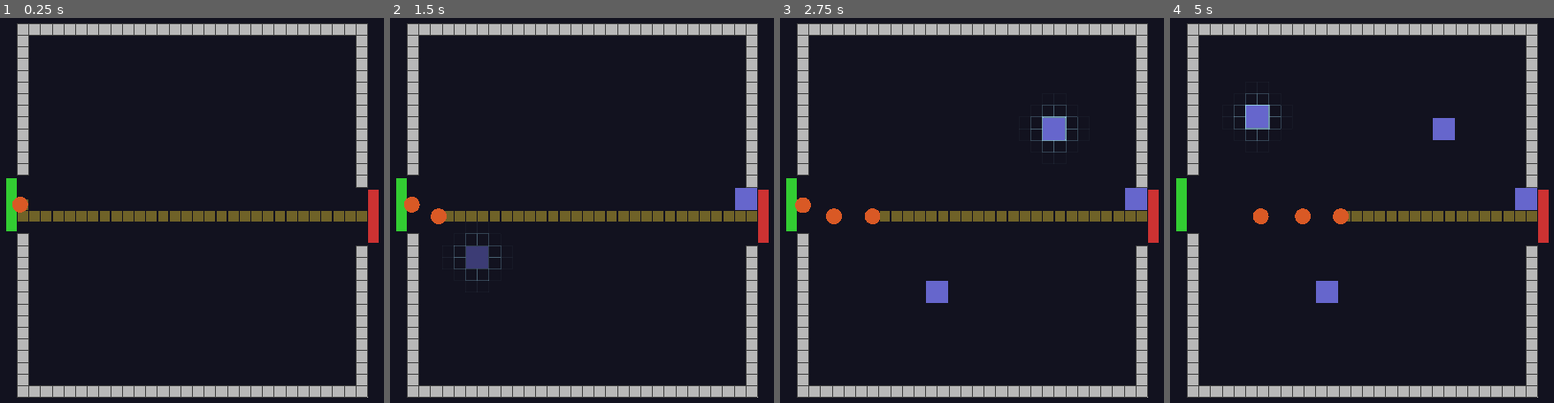
Above: before the commit, frames 1-4 (left to right).
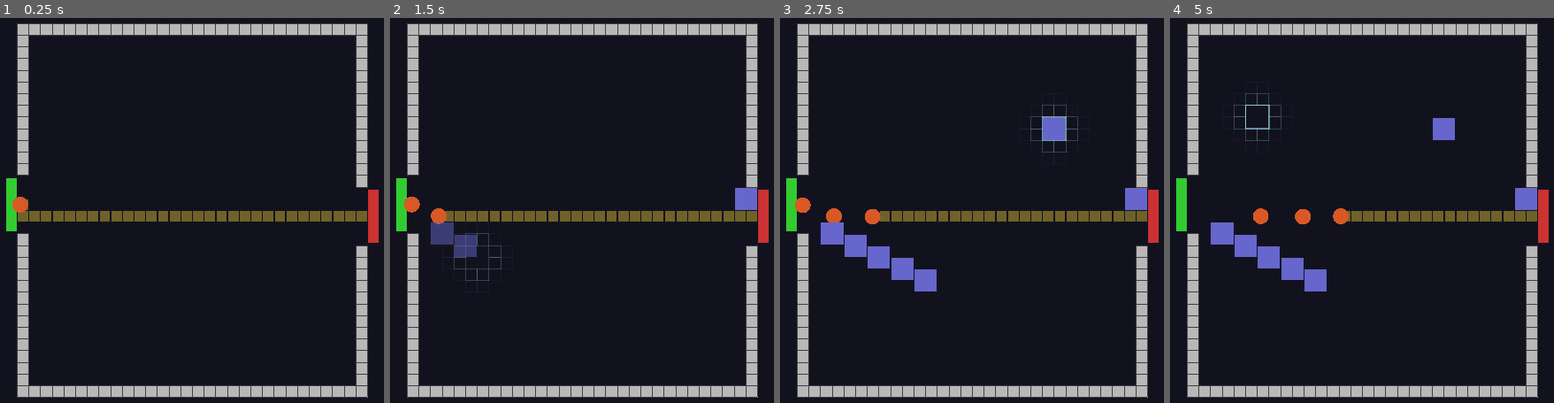
Above: after the commit, the same moments.

Repository: TimGoergen/critter-quitters
Game: Godot game, scene res://Main.tscn
Same seed, same stepped clock (60 frames per second), same inputs: the game is played once before the commit and once after it.
Inputs (mouse positions are in pixels of both pictures, inside the frame that each line leads up to):
- Up to frame 1 (0.25 s): no input
- Up to frame 2 (1.5 s): tap Enter at 0.5 s; move the mouse to (739, 191) at 0.52 s; click (739, 191) at 0.67 s; tap Space at 1.25 s; drag from (439, 229) to (547, 291) at 1.27 s
- Up to frame 3 (2.75 s): move the mouse to (1044, 121) at 2.02 s; click (1044, 121) at 2.17 s
- Up to frame 4 (5 s): drag from (1327, 291) to (outside the picture) at 2.77 s; move the mouse to (outside the picture) at 3.52 s; click (outside the picture) at 3.67 s; drag from (outside the picture) to (1254, 110) at 4.27 s

The runs differ from the first frame. In frame 1, less than 0.1% of the frame differs, in the area x 7-8%, y 48-49%; in frame 2, 0.9%; in frame 3, 1.9%; in frame 4, 2.2%, in the area x 10-46%, y 22-75%.

Commit message:
Add enemy waddle animation and redesign trap placement input
Enemy:
- Side-to-side sway via sin() translation perpendicular to direction of travel
- WADDLE_SPEED and WADDLE_OFFSET constants tunable per enemy type

Arena:
- Replace double-click multi-place and single-press preview with unified
  press-and-drag placement: hold to draw a ghost line, release to commit
- Commit stops at the first trap that cannot be afforded or overlaps an enemy
- Right-click always cancels the current drag; never removes placed traps

Co-Authored-By: Claude Sonnet 4.6 <noreply@anthropic.com>

Diff:
--- a/game/arena/Arena.gd
+++ b/game/arena/Arena.gd
@@ -8,7 +8,14 @@
 ##   - Spawn and remove placeholder visual nodes for traps and the path
 ##
 ## For Phase 1 all visuals are coloured boxes — final ASCII billboard
-## rendering is Phase 3 work. Right-click removes a placed trap.
+## rendering is Phase 3 work.
+##
+## Placement model:
+##   Press and drag draws a line of ghost traps from the press origin to the
+##   cursor. Release commits them in order from origin to end; traps that
+##   cannot be afforded are skipped (cost validation is a stub until the
+##   currency system exists). Right-click cancels the drag without placing.
+##   Right-click outside a drag removes the trap under the cursor.
 ##
 ## Coordinate conventions:
 ##   Grid  — Vector2i(col, row), origin top-left, col = X, row = Z
@@ -81,15 +88,12 @@
 var _grid_highlight: MeshInstance3D = null
 var _hover_cell: Vector2i = Vector2i(-1, -1)
 
-# Single-placement drag state — press starts a drag, release commits.
+# Drag placement state — press starts, drag extends a line of ghost traps,
+# release commits them in order; right-click cancels without placing.
 var _pressing: bool = false
-var _preview_trap: MeshInstance3D = null
-
-# Multi-placement state — activated by double-click, drag draws a line of ghosts.
-var _multi_placing: bool = false
-var _multi_origin: Vector2i = Vector2i(-1, -1)
-var _multi_anchors: Array[Vector2i] = []
-var _multi_ghosts: Array[MeshInstance3D] = []
+var _drag_origin: Vector2i = Vector2i(-1, -1)
+var _drag_anchors: Array[Vector2i] = []
+var _drag_ghosts: Array[MeshInstance3D] = []
 
 # Outside-wall reference positions (x only matters; y is chosen per enemy).
 var _spawn_cell: Vector2i = Vector2i.ZERO    # centre spawn cell (used for x and gap centre)
@@ -164,16 +168,14 @@
 		if cell != _hover_cell:
 			_hover_cell = cell
 			_update_grid_highlight()
-			if _multi_placing:
-				_update_multi_ghosts(cell)
-			elif _pressing:
-				_update_preview_position(cell)
+			if _pressing:
+				_update_drag_ghosts(cell)
 		return
 
-	# Mobile: a second finger tap while multi-placing cancels the action.
+	# Mobile: a second finger tap while dragging cancels the placement.
 	if event is InputEventScreenTouch:
-		if event.pressed and event.index > 0 and _multi_placing:
-			_cancel_multi_placement()
+		if event.pressed and event.index > 0 and _pressing:
+			_cancel_drag_placement()
 		return
 
 	if not event is InputEventMouseButton:
@@ -184,66 +186,43 @@
 	match event.button_index:
 		MOUSE_BUTTON_LEFT:
 			if event.pressed:
-				if event.double_click:
-					# Double-click cancels any single-press in progress and
-					# enters multi-placement mode.
-					_pressing = false
-					_clear_preview()
-					if _grid.is_in_bounds(cell):
-						_start_multi_placement(cell)
-				elif not _multi_placing and _is_in_arena(cell):
-					_start_placement(cell)
+				if _is_in_arena(cell):
+					_start_drag_placement(cell)
 			else:
-				if _multi_placing:
-					_finish_multi_placement()
-				else:
-					_finish_placement(cell)
+				if _pressing:
+					_commit_drag_placement()
 		MOUSE_BUTTON_RIGHT:
 			if event.pressed:
-				if _multi_placing:
-					_cancel_multi_placement()
-				elif _grid.is_in_bounds(cell):
-					_try_remove_trap(cell)
-
-
-# ---------------------------------------------------------------------------
-# Placement logic
-# ---------------------------------------------------------------------------
-
-## Called on mouse/finger down. Spawns an invisible ghost showing where the
-## trap will land. The player can drag before releasing to reposition it.
-func _start_placement(anchor: Vector2i) -> void:
-	_pressing = true
-	_spawn_preview_trap(anchor)
-
-
-## Called on mouse/finger up. Commits the trap at the current hover cell
-## and removes the ghost regardless of whether placement succeeds.
-func _finish_placement(cell: Vector2i) -> void:
-	_pressing = false
-	_clear_preview()
-	if _is_in_arena(cell):
-		_try_place_trap(cell)
-
-
-# ---------------------------------------------------------------------------
-# Multi-placement
-# ---------------------------------------------------------------------------
-
-## Enters multi-placement mode at the double-clicked anchor cell.
-func _start_multi_placement(anchor: Vector2i) -> void:
-	_multi_placing = true
-	_multi_origin  = anchor
-	_update_multi_ghosts(anchor)
-
-
-## Rebuilds the line of ghost traps from origin to target.
-## Ghosts step every 2 cells along the dominant axis.
-func _update_multi_ghosts(target: Vector2i) -> void:
-	_clear_multi_ghosts()
-	_multi_anchors = _compute_multi_anchors(_multi_origin, target)
-	for anchor in _multi_anchors:
-		if _get_trap_cells(anchor).is_empty():
+				_cancel_drag_placement()
+
+
+# ---------------------------------------------------------------------------
+# Drag placement
+# ---------------------------------------------------------------------------
+
+## Called on press. Records the origin and immediately shows the first ghost.
+func _start_drag_placement(cell: Vector2i) -> void:
+	_pressing    = true
+	_drag_origin = _clamp_to_anchor(cell)
+	_update_drag_ghosts(cell)
+
+
+## Rebuilds the ghost line from origin to the current cursor cell.
+## Only cells that are individually buildable get a ghost — ghosts at
+## positions blocked by existing traps or walls are silently skipped.
+func _update_drag_ghosts(target: Vector2i) -> void:
+	_clear_drag_ghosts()
+	_drag_anchors = _compute_drag_anchors(_drag_origin, _clamp_to_anchor(target))
+	for anchor in _drag_anchors:
+		var cells := _get_trap_cells(anchor)
+		if cells.is_empty():
+			continue
+		var buildable := true
+		for cell in cells:
+			if not _grid.is_buildable(cell):
+				buildable = false
+				break
+		if not buildable:
 			continue
 		var ghost  := _make_box_mesh_instance(
 			Vector3(Grid.CELL_SIZE * 1.9, Grid.CELL_SIZE * 0.5, Grid.CELL_SIZE * 1.9),
@@ -252,59 +231,81 @@
 		var center := _cell_to_world(anchor) + Vector3(Grid.CELL_SIZE * 0.5, 0.0, Grid.CELL_SIZE * 0.5)
 		ghost.position = center + Vector3(0.0, Grid.CELL_SIZE * 0.25, 0.0)
 		add_child(ghost)
-		_multi_ghosts.append(ghost)
-
-
-## On release, commits all anchors in order from origin to target.
-## Phase 1: no currency — places every valid trap.
-## When currency is added: stop once Bug Bucks are exhausted.
-func _finish_multi_placement() -> void:
-	_multi_placing = false
-	_clear_multi_ghosts()
-	for anchor in _multi_anchors:
+		_drag_ghosts.append(ghost)
+
+
+## On release, commits anchors in order from origin to end.
+## Stops at the first anchor that cannot be afforded or whose footprint
+## overlaps an active enemy — that anchor and all after it are skipped.
+## TODO: wire _can_afford_trap() to the currency system once it exists.
+func _commit_drag_placement() -> void:
+	_pressing = false
+	_clear_drag_ghosts()
+	for anchor in _drag_anchors:
+		if not _can_afford_trap():
+			break
+		var cells := _get_trap_cells(anchor)
+		if _footprint_overlaps_enemy(cells):
+			break
 		_try_place_trap(anchor)
-	_multi_anchors.clear()
-
-
-## Cancels multi-placement without committing any traps.
+	_drag_anchors.clear()
+	_drag_origin = Vector2i(-1, -1)
+
+
+## Cancels the drag without placing any traps.
 ## Triggered by right-click (desktop) or second-finger tap (mobile).
-func _cancel_multi_placement() -> void:
-	_multi_placing = false
-	_clear_multi_ghosts()
-	_multi_anchors.clear()
+func _cancel_drag_placement() -> void:
+	_pressing = false
+	_clear_drag_ghosts()
+	_drag_anchors.clear()
+	_drag_origin = Vector2i(-1, -1)
+
+
+## Returns true if the player can afford one more trap.
+## Phase 1 stub — always returns true until the currency system exists.
+func _can_afford_trap() -> bool:
+	return true   # TODO: check GameState.bug_bucks >= trap_cost
+
+
+## Returns true if any active enemy's current or target cell falls inside
+## the given footprint. Used to prevent placing a trap on top of a moving enemy.
+func _footprint_overlaps_enemy(cells: Array[Vector2i]) -> bool:
+	for enemy in _active_enemies:
+		if enemy.get_current_cell() in cells:
+			return true
+		if enemy.get_target_cell() in cells:
+			return true
+	return false
 
 
 ## Returns a sequence of 2x2 trap anchor cells from origin toward target.
 ##
-## Anchors are placed by stepping exactly 2 cells along the dominant axis
-## per trap, with the minor axis scaled proportionally. This guarantees
-## consecutive 2x2 footprints are always touching — no gaps can appear.
-## The line extends as far as the dominant-axis distance allows; the last
-## trap advances only when the cursor moves far enough to fit another trap.
-func _compute_multi_anchors(origin: Vector2i, target: Vector2i) -> Array[Vector2i]:
+## Anchors step exactly 2 cells along the dominant axis per trap, with
+## the minor axis scaled proportionally. This keeps consecutive 2x2
+## footprints touching with no gaps. The last trap advances only once the
+## cursor is far enough to fit another full footprint.
+func _compute_drag_anchors(origin: Vector2i, target: Vector2i) -> Array[Vector2i]:
 	var dir      := target - origin
 	var dominant := maxi(abs(dir.x), abs(dir.y))
 
 	if dominant == 0:
 		return [origin]
 
-	# One trap per 2-cell step in the dominant axis.
 	var n := dominant / 2 + 1
 
 	var anchors: Array[Vector2i] = []
 	for i in range(n):
-		# Step exactly 2*i in the dominant axis so spacing is always uniform.
 		var t   := float(i * 2) / float(dominant)
 		var pos := Vector2(origin) + Vector2(dir) * t
 		anchors.append(Vector2i(roundi(pos.x), roundi(pos.y)))
 	return anchors
 
 
-## Frees all ghost nodes from the current multi-placement line.
-func _clear_multi_ghosts() -> void:
-	for ghost in _multi_ghosts:
+## Frees all ghost nodes from the current drag line.
+func _clear_drag_ghosts() -> void:
+	for ghost in _drag_ghosts:
 		ghost.queue_free()
-	_multi_ghosts.clear()
+	_drag_ghosts.clear()
 
 
 func _try_place_trap(anchor: Vector2i) -> void:
@@ -686,46 +687,6 @@
 
 
 # ---------------------------------------------------------------------------
-# Placement preview
-# ---------------------------------------------------------------------------
-
-## Spawns a nearly transparent ghost trap so the player can see placement
-## position while dragging. Very low alpha keeps the path visible beneath.
-func _spawn_preview_trap(anchor: Vector2i) -> void:
-	_clear_preview()
-	anchor = _clamp_to_anchor(anchor)
-	var cells := _get_trap_cells(anchor)
-	if cells.is_empty():
-		return
-	_preview_trap = _make_box_mesh_instance(
-		Vector3(Grid.CELL_SIZE * 1.9, Grid.CELL_SIZE * 0.5, Grid.CELL_SIZE * 1.9),
-		Color(COLOR_TRAP.r, COLOR_TRAP.g, COLOR_TRAP.b, 0.50)
-	)
-	var center := _cell_to_world(anchor) + Vector3(Grid.CELL_SIZE * 0.5, 0.0, Grid.CELL_SIZE * 0.5)
-	_preview_trap.position = center + Vector3(0.0, Grid.CELL_SIZE * 0.25, 0.0)
-	add_child(_preview_trap)
-
-
-## Moves the ghost trap to a new anchor position while the player is dragging.
-func _update_preview_position(anchor: Vector2i) -> void:
-	if _preview_trap == null:
-		return
-	anchor = _clamp_to_anchor(anchor)
-	var cells := _get_trap_cells(anchor)
-	if cells.is_empty():
-		return
-	var center := _cell_to_world(anchor) + Vector3(Grid.CELL_SIZE * 0.5, 0.0, Grid.CELL_SIZE * 0.5)
-	_preview_trap.position = center + Vector3(0.0, Grid.CELL_SIZE * 0.25, 0.0)
-
-
-## Removes the ghost trap node.
-func _clear_preview() -> void:
-	if _preview_trap != null:
-		_preview_trap.queue_free()
-		_preview_trap = null
-
-
-# ---------------------------------------------------------------------------
 # Visual helpers — Phase 1 placeholder geometry
 # ---------------------------------------------------------------------------
 
--- a/game/enemies/Enemy.gd
+++ b/game/enemies/Enemy.gd
@@ -1,7 +1,7 @@
 ## Enemy.gd
 ## A basic pest that follows the calculated path from entrance to exit.
 ##
-## Phase 1 placeholder — a coloured moving box with no HP, damage, or
+## Phase 1 placeholder — a coloured moving cylinder with no HP, damage, or
 ## pest type. The sole purpose here is to prove that path-following and
 ## real-time rerouting work correctly before the rest of the game is built.
 ##
@@ -17,6 +17,12 @@
 ##   to the exit whenever the grid changes. The enemy redirects immediately
 ##   to the new optimal path without backtracking.
 ##
+## Waddle model:
+##   The visual mesh is translated perpendicular to the direction of travel
+##   using a sin() oscillation, producing a visible side-to-side sway.
+##   WADDLE_SPEED and WADDLE_OFFSET are per-type constants so different
+##   enemies can have distinct movement personalities.
+##
 ## Usage: instantiate via Arena, then call initialize() before the node
 ## is added to the scene tree.
 
@@ -34,8 +40,15 @@
 ## TODO: replace with per-pest-type speed values once the enemy roster exists
 const MOVE_SPEED: float = 3.0
 
-## Colour of the placeholder box. Replaced by ASCII billboard in Phase 3.
+## Colour of the placeholder cylinder. Replaced by ASCII billboard in Phase 3.
 const COLOR_ENEMY := Color(0.85, 0.35, 0.15, 1.0)   # orange
+
+## Waddle oscillation rate in radians/second.
+const WADDLE_SPEED: float = 12.0
+
+## Lateral sway distance in world units — how far from centre the enemy moves
+## side to side.
+const WADDLE_OFFSET: float = 0.03
 
 ## How close (in world units) the enemy must be to a cell centre before
 ## it is considered to have arrived and advances to the next cell.
@@ -70,6 +83,12 @@
 # The current path and the index of _target_cell within it.
 var _path: Array[Vector2i] = []
 var _path_index: int = 0
+
+# Reference to the visual mesh so _process can apply the waddle each frame.
+var _visual: MeshInstance3D = null
+
+# Accumulated time driving the waddle oscillation.
+var _waddle_time: float = 0.0
 
 
 # ---------------------------------------------------------------------------
@@ -158,6 +177,21 @@
 		var move_amount := MOVE_SPEED * Grid.CELL_SIZE * delta
 		global_position += offset.normalized() * minf(move_amount, distance)
 
+	# Waddle — translate the visual mesh perpendicular to the direction of travel
+	# so the enemy visibly sways side to side as it walks.
+	#   moving along world-X → sway on the Z axis
+	#   moving along world-Z → sway on the X axis
+	if _visual != null:
+		_waddle_time += delta
+		var sway       := sin(_waddle_time * WADDLE_SPEED) * WADDLE_OFFSET
+		var travel_dir := _target_cell - _current_cell
+		if travel_dir.x != 0:
+			_visual.position.x = 0.0
+			_visual.position.z = sway
+		else:
+			_visual.position.z = 0.0
+			_visual.position.x = sway
+
 
 # ---------------------------------------------------------------------------
 # Private helpers
@@ -189,4 +223,5 @@
 	material.shading_mode  = BaseMaterial3D.SHADING_MODE_UNSHADED
 	mesh_instance.material_override = material
 
+	_visual = mesh_instance
 	add_child(mesh_instance)
Not shown, changed: docs/critter_quitters_gdd_v09.md
